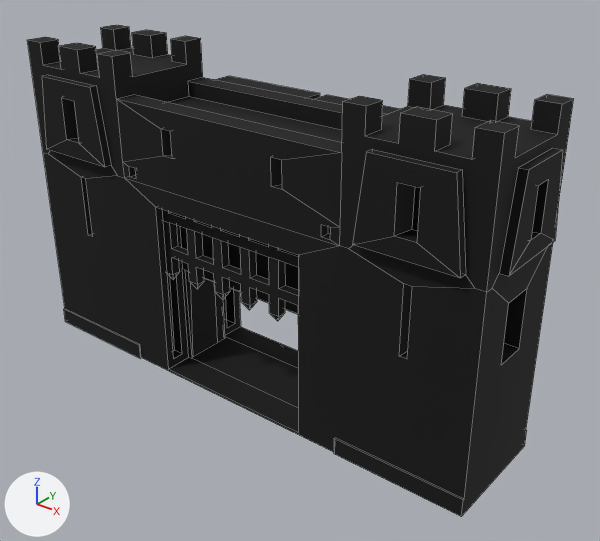
What one commit did to the OBJ model data/MODEL/gate.obj.
The view is the same before and after, from a 50 mm lens placed at (187.0, -212.0, 184.0), pointed at (12.0, 6.0, 49.0). The lights are fixed; the arrows at lower left show +X, +Y and +Z. Mesh edges are drawn as thin lines. Where no turn or scale is listed for an object, it has been applied to the vertices.

The scene before the commit, as lines of its bpy script (objects in view):
```python
me_gate = bpy.data.meshes.new('gate')
me_gate.from_pydata(...)  # 786 vertices, 481 faces; spans x -103.0..103.0, y -25.0..35.0, z 0.0..124.0
# faces by material slot: [265, 216]
me_gate.materials.append(mat_wallgatesg2)  # black #000000
me_gate.materials.append(mat_backharrowsg1)  # black #000000
ob_gate = bpy.data.objects.new('gate', me_gate)
ob_gate.location = (0.0, 0.0, 0.0)
```
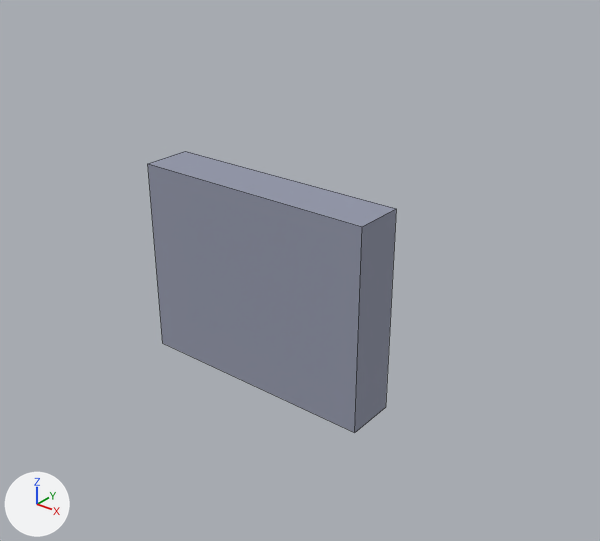
Diff of the bpy script that builds the scene:
```diff
--- a/data/MODEL/gate.obj.py
+++ b/data/MODEL/gate.obj.py
@@ mat_lambert2sg @@
+mat_lambert2sg = principled_material('lambert2SG')
+mat_lambert2sg.base_color = (0.29, 0.31, 0.4)  # grey #9397aa
+mat_lambert2sg.roughness = 1.0
@@ me_gate @@
 me_gate.from_pydata(...)  # 786 vertices, 481 faces; spans x -103.0..103.0, y -25.0..35.0, z 0.0..124.0
 # used by ob_gate; location = (0.0, 0.0, 0.0)
-me_gate.materials.append(mat_wallgatesg2)  # black #000000
-me_gate.materials.append(mat_backharrowsg1)  # black #000000
+# me_gate part 1: a new loose piece, a box spanning x -50.0..50.0, y -10.0..10.0, z 2.0..82.0, in mat_lambert2sg (grey #9397aa)
+# me_gate part 2: the loose piece of 422 vertices spanning x -103.0..103.0, y -25.0..35.0, z 0.0..124.0 is deleted
+# me_gate part 3: the loose piece of 182 vertices spanning x -35.0..35.0, y -18.0..-15.0, z 39.0..86.0 is deleted
+me_gate.materials.append(mat_lambert2sg)  # grey #9397aa
```

Changed parts and their boxes [x1, y1, x2, y2] in the pictures (600 x 541 px):
'gate', reshaped (55% narrower, 43% shorter): before [27, 25, 574, 517]; after [148, 151, 396, 433]
part 1 of me_gate, added: after [148, 151, 396, 433]
part 2 of me_gate, deleted (black): before [27, 25, 574, 517]
part 3 of me_gate, deleted (black): before [162, 209, 298, 321]
